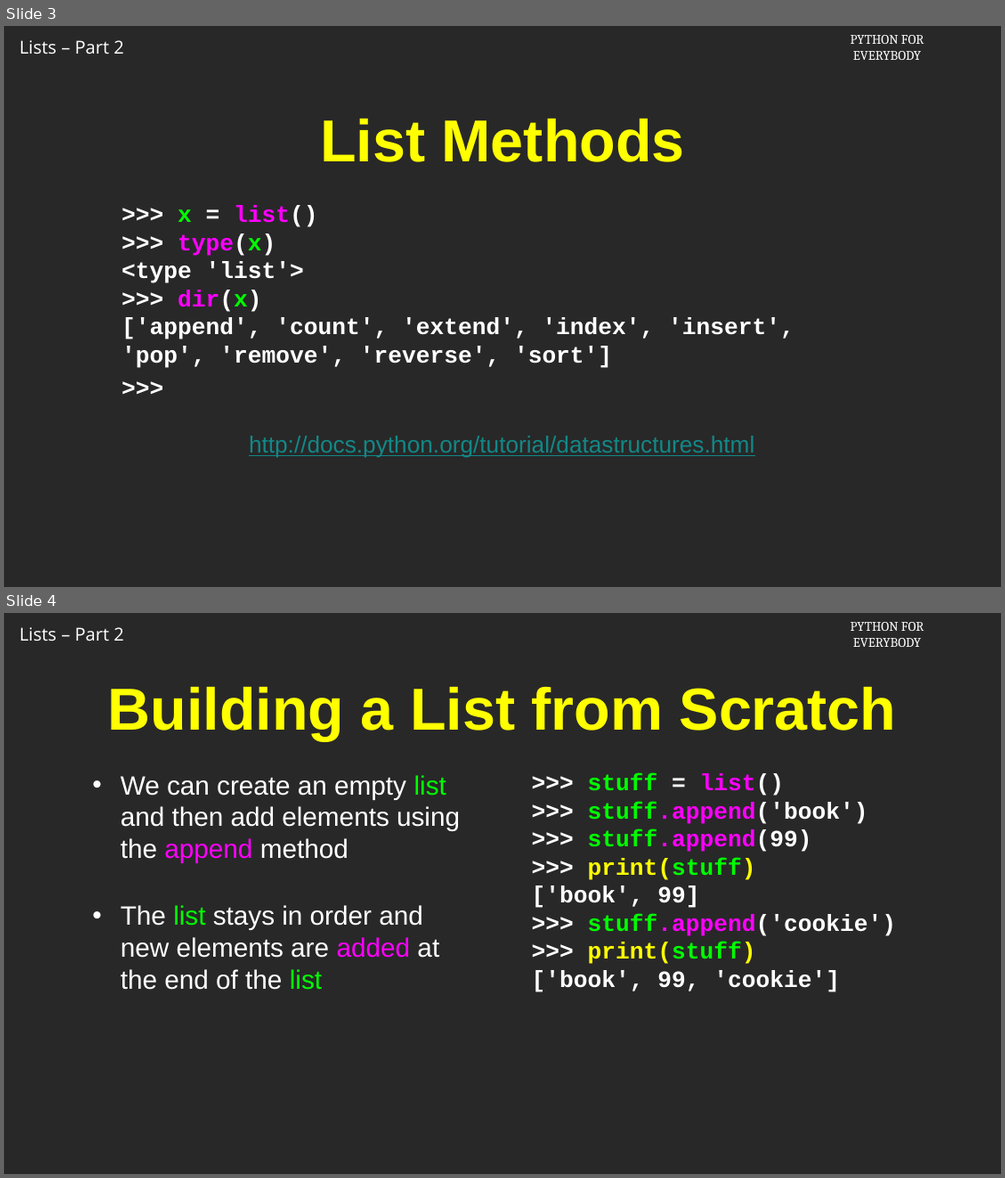
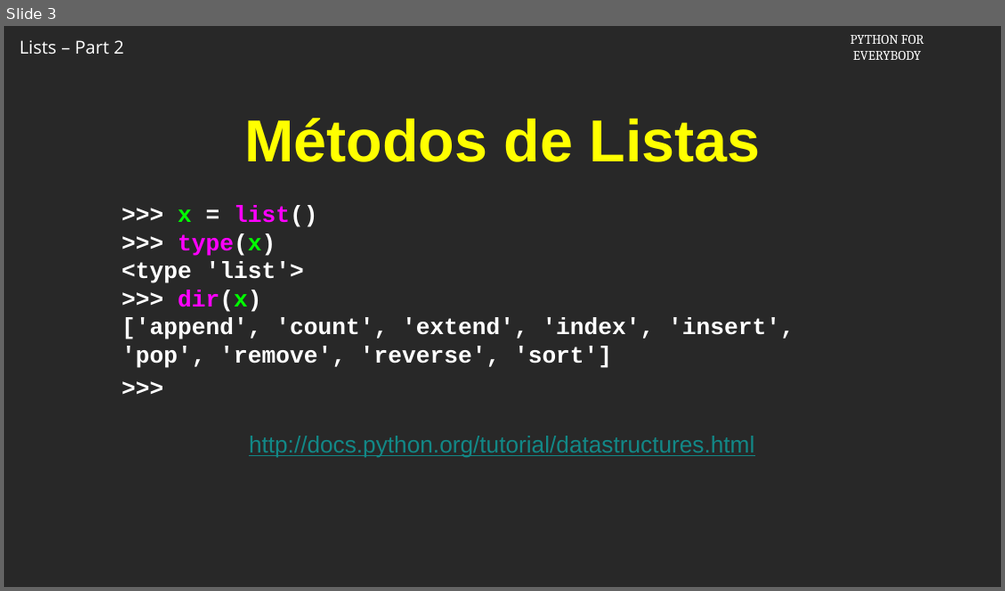
Before and after one commit to csev/py4e, a slide deck: ai/8.2.pptx. Shown one above the other, each under a label of ours: slides 3 and 4 before the commit, slide 3 after it. The pictures are 1005x1178 and 1005x591 pixels, drawn with LibreOffice and Linux fonts; fonts in the diff are those of the drawing; background and template pictures are left out. Boxes give left, top, right and bottom in pixels: in the first picture for what was removed or moved away, otherwise in the second. Text is boxed around its words. In the diff, an @@ line names an element or a change of style, - is before the commit and + after.

```diff
--- a/ai/8.2.pptx
+++ b/ai/8.2.pptx
@@ slide 4 removed at [4,613,1001,1174], background picture (left out); not listed: 2 template elements that a slide beside it also shows @@
@@ title removed at [108,687,897,741] @@
-Building a List from Scratch
@@ text removed at [121,775,460,989] @@
-• We can create an empty list and then add elements using the append method
-• The list stays in order and new elements are added at the end of the list
@@ text removed at [532,774,896,992] @@
->>> stuff = list()
->>> stuff.append('book')
->>> stuff.append(99)
->>> print(stuff)
-['book', 99]
->>> stuff.append('cookie')
->>> print(stuff)
-['book', 99, 'cookie']
@@ slide 3 changed as well @@
@@ title at [244,118,760,162]: text changed @@
-List Methods
+Métodos de Listas
```
Also in this commit, not shown: 4 other slides changed, 3 slides added, 2 other slides removed.
